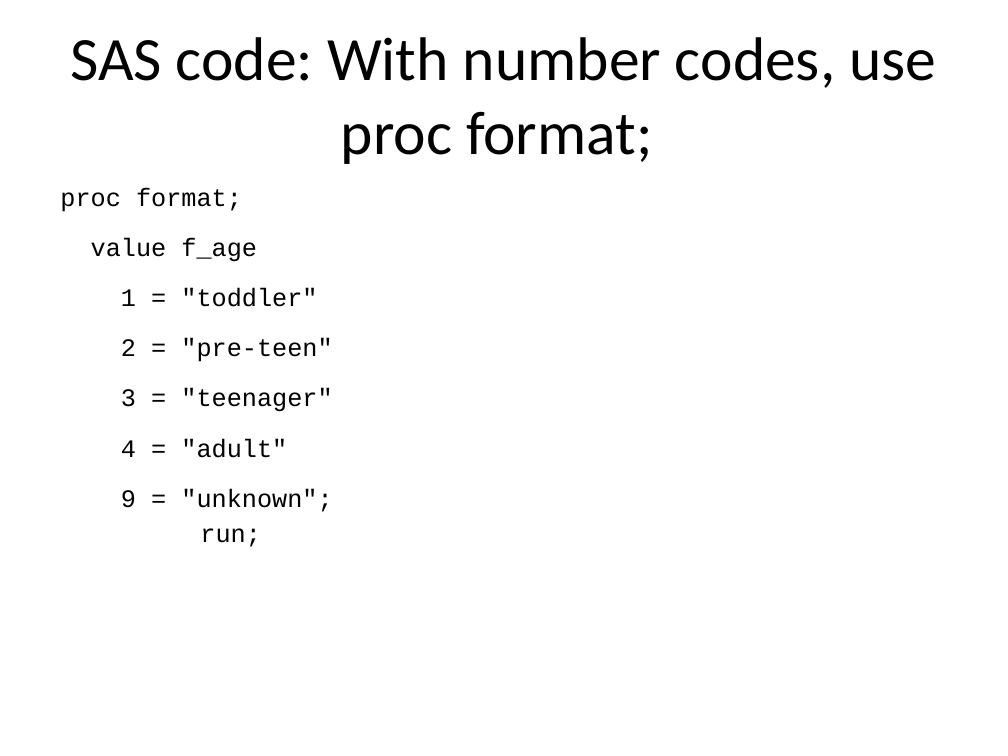
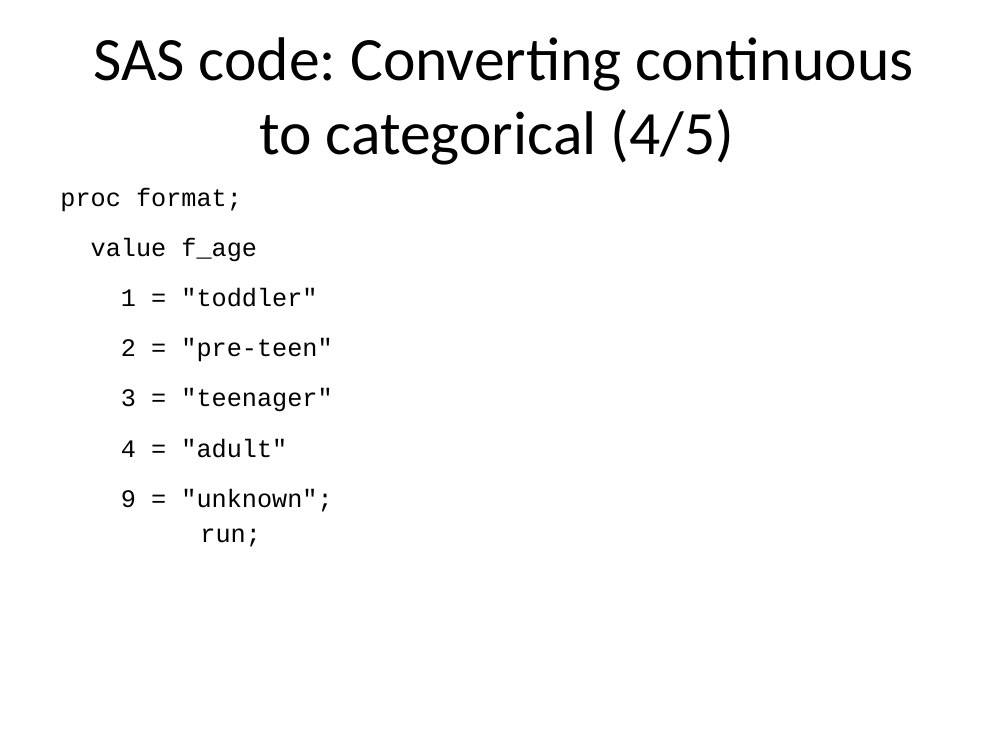
Before and after one commit to pmean/introduction-to-SAS, a slide deck: slide 31 of results/m04-slides-and-speaker-notes.pptx (slide 25 before the commit). Drawn at 1008x756 pixels with LibreOffice and Linux fonts; fonts in the diff are those of the drawing. Boxes give left, top, right and bottom in pixels: in the first picture for what was removed or moved away, otherwise in the second. Text is boxed around its words. In the diff, an @@ line names an element or a change of style, - is before the commit and + after.

```diff
--- a/results/m04-slides-and-speaker-notes.pptx
+++ b/results/m04-slides-and-speaker-notes.pptx
@@ title at [93, 37, 914, 165]: text changed @@
-SAS code: With number codes, use proc format;
+SAS code: Converting continuous to categorical (4/5)
```
Also in this commit, not shown: 32 other slides changed, 14 slides added, 2 slides removed, 27 other files.
